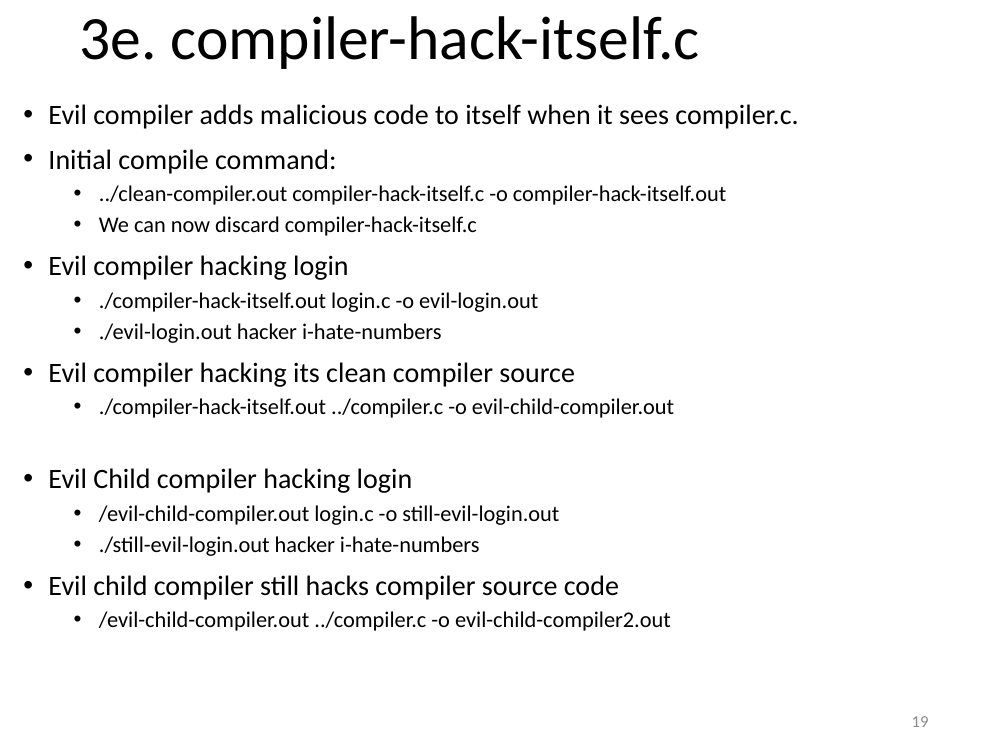
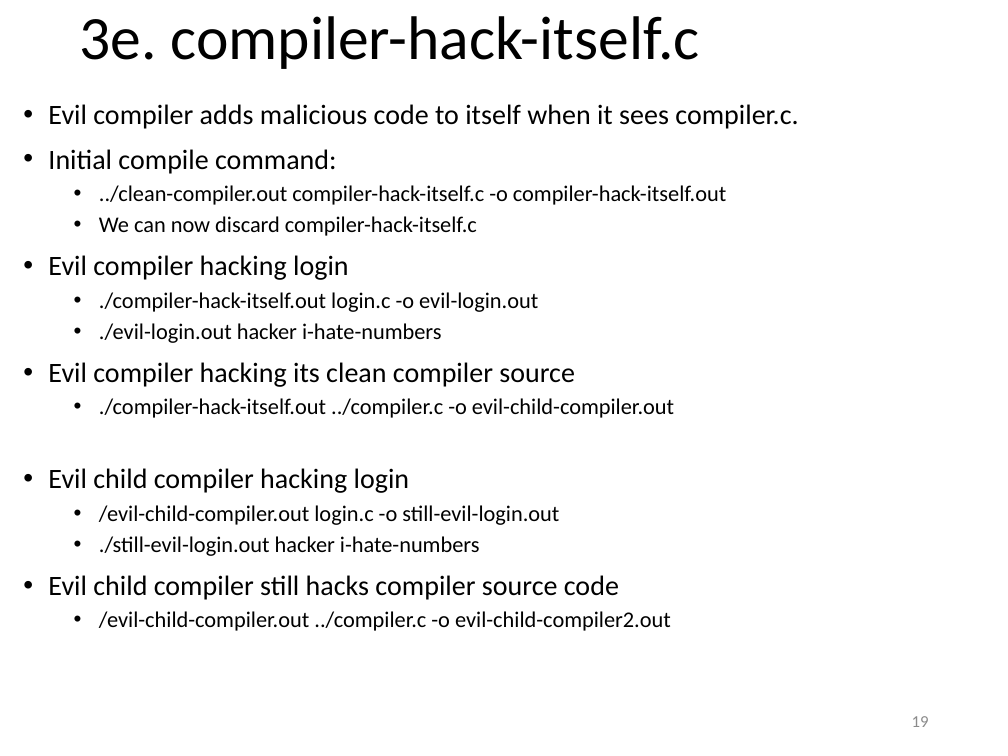
Before and after one commit to yeokm1/reflections-on-trusting-trust, a slide deck: slide 19 of reflections-of-reflecting-trust-slides.pptx. Drawn at 1008x756 pixels with LibreOffice and Linux fonts; fonts in the diff are those of the drawing. Boxes give left, top, right and bottom in pixels: in the first picture for what was removed or moved away, otherwise in the second. Text is boxed around its words. In the diff, an @@ line names an element or a change of style, - is before the commit and + after.

```diff
--- a/reflections-of-reflecting-trust-slides.pptx
+++ b/reflections-of-reflecting-trust-slides.pptx
@@ text at [48,468,410,493]: text changed @@
-• Evil Child compiler hacking login
+• Evil child compiler hacking login
```
Also in this commit, not shown: 9 other slides changed, 14 slides added, 2 slides removed.
